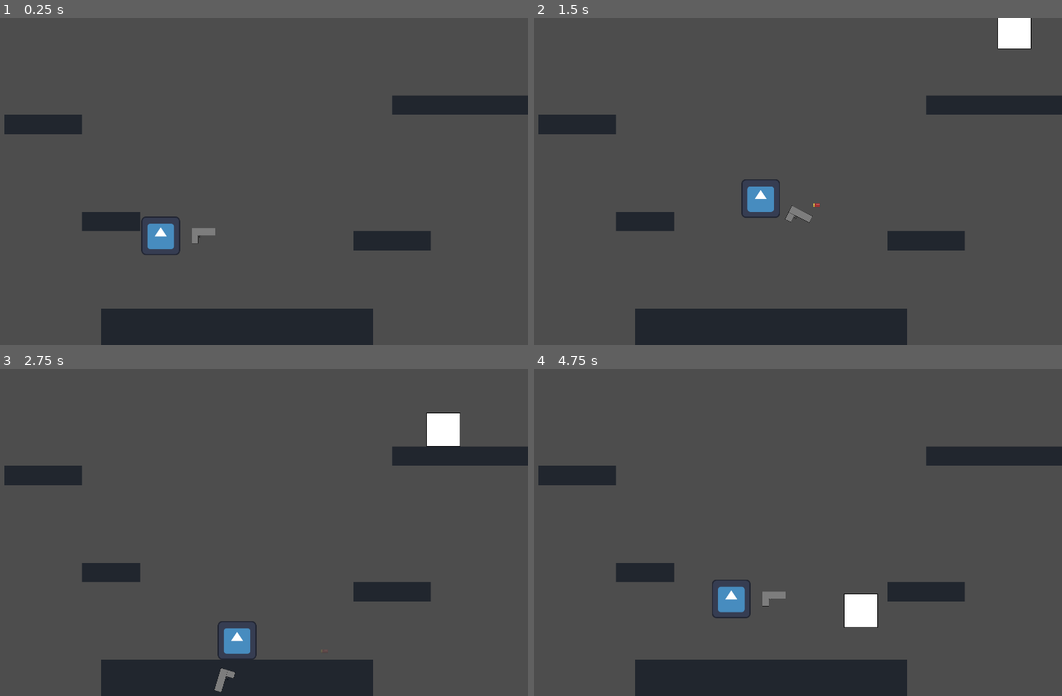
Above: before the commit, frames 1-4 (two rows, left to right).
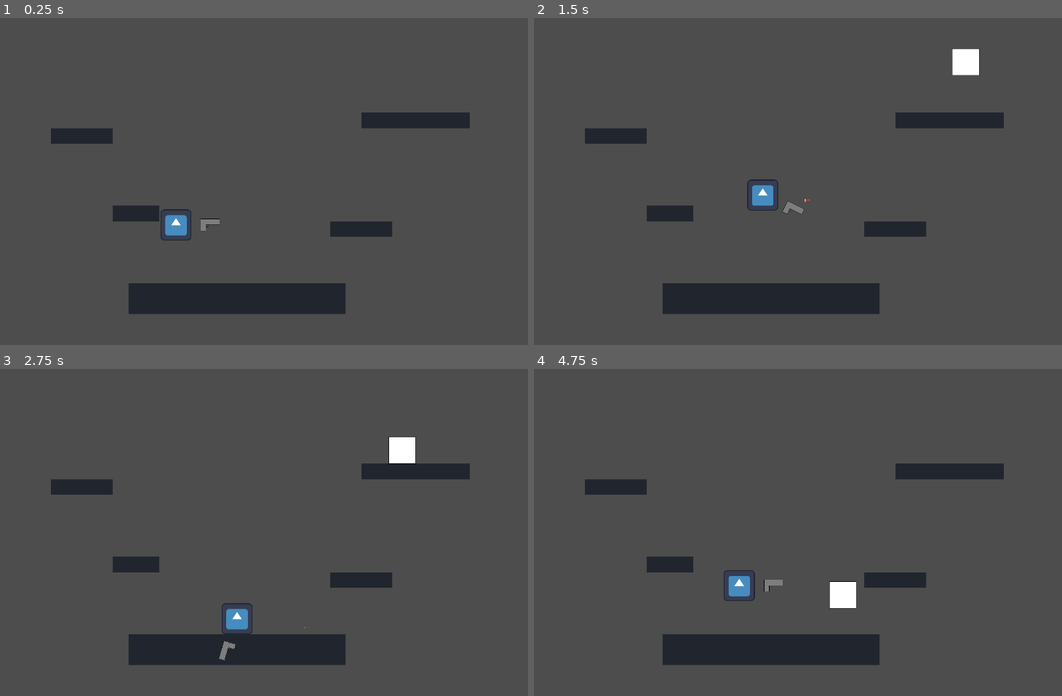
Above: after the commit, the same moments.

Repository: RajwolChapagain/Recoil-Robot
Game: Godot game, scene res://main.tscn
Same seed, same stepped clock (60 frames per second), same inputs: the game is played once before the commit and once after it. The engine's default icon, where the game draws it, is replaced by a stand-in: a white triangle on a blue panel in a dark square.
Inputs:
- Up to frame 1 (0.25 s): no input
- Up to frame 2 (1.5 s): hold D (move_right) 0.53-1.28 s; hold Up (fire_bullet) 0.53-1.28 s; tap W (jump) at 0.77 s; hold A (move_left) from 1.28 s (still down); tap Right (rotate_gun_clockwise) at 1.35 s
- Up to frame 3 (2.75 s): tap W (jump) at 1.52 s; release A (move_left) at 2.03 s; hold D (move_right) from 2.03 s (still down); hold Left (rotate_gun_counter_clockwise) from 2.03 s (still down)
- Up to frame 4 (4.75 s): release Left (rotate_gun_counter_clockwise) at 2.78 s; tap Up (fire_bullet) at 2.85 s; tap W (jump) at 3.02, 3.77, 4.52 s; release D (move_right) at 3.53 s; hold Right (rotate_gun_clockwise) 3.53-4.28 s; hold A (move_left) from 3.53 s (still down); tap Left (rotate_gun_counter_clockwise) at 4.35 s

The runs differ from the first frame. In frame 1, 15% of the frame differs, in the area x 0-100%, y 23-100%; in frame 2, 15%; in frame 3, 15%; in frame 4, 15%.

Commit message:
add camera and zoom out

Diff:
--- a/enemy/enemy.gd
+++ b/enemy/enemy.gd
@@ -10,7 +10,7 @@
 	gravity_scale = 0.4
 
 func on_shot(impulse, direction, damage):
-	apply_central_impulse(impulse * direction)
+	#apply_central_impulse(impulse * direction)
 
 	health_points -= damage
 
--- a/main.tscn
+++ b/main.tscn
@@ -18,3 +18,7 @@
 position = Vector2(141, 0)
 
 [node name="EnemySpawner" parent="." instance=ExtResource("6_i7ihu")]
+
+[node name="Camera2D" type="Camera2D" parent="."]
+offset = Vector2(960, 540)
+zoom = Vector2(0.8, 0.8)
